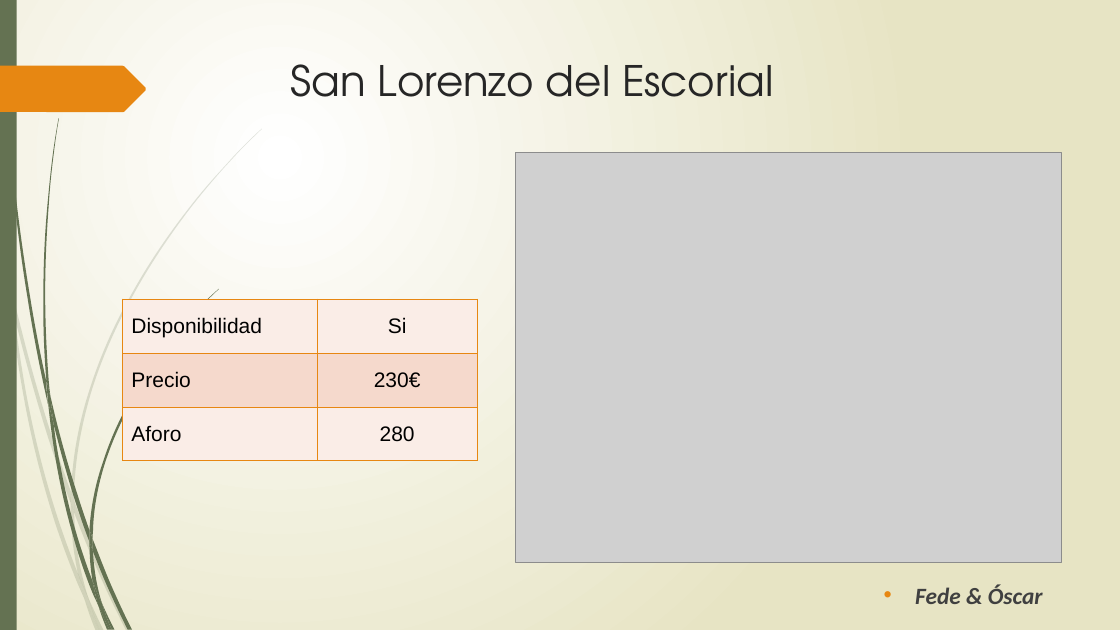
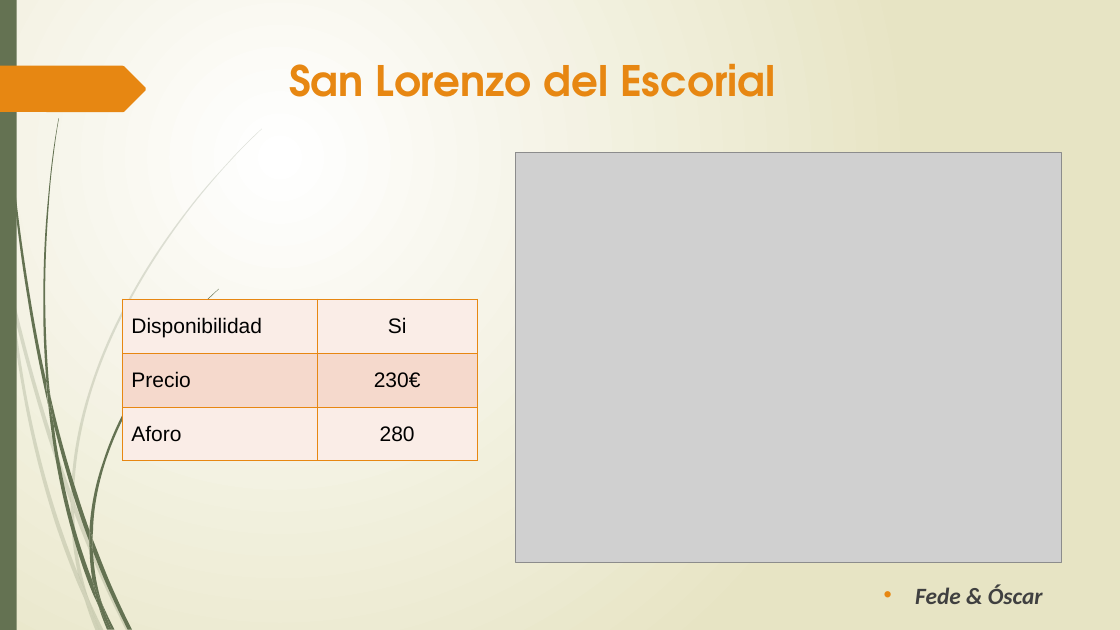
Before and after one commit to ivandelatorre/Boda, a slide deck: slide 4 of Ayuntamiento/Elegir ayuntamiento.pptx. Drawn at 1120x630 pixels with LibreOffice and Linux fonts; fonts in the diff are those of the drawing; grey boxes stand for pictures. Boxes give left, top, right and bottom in pixels: in the first picture for what was removed or moved away, otherwise in the second. Text is boxed around its words. In the diff, an @@ line names an element or a change of style, - is before the commit and + after.

```diff
--- a/Ayuntamiento/Elegir ayuntamiento.pptx
+++ b/Ayuntamiento/Elegir ayuntamiento.pptx
@@ title "San Lorenzo del Escorial" at [289, 63, 775, 97]: text colour #262626 to #E78712, bold on @@
```
Also in this commit, not shown: 5 other files.
